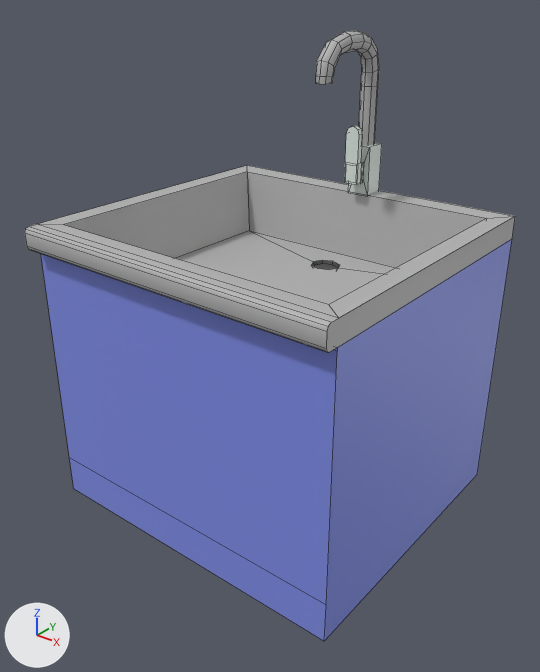
A saved change to the FBX model Assets/Models/TableVariants/Sink.fbx.
The view is the same before and after, from a 50 mm lens placed at (1.37, -1.79, 1.69), pointed at (0.01, -0.08, 0.64). Every picture has the same lights, and +X, +Y and +Z are marked at lower left. Mesh edges are drawn as thin lines.

The older version as bpy lines, for what is in view:
```python
me_cube_005 = bpy.data.meshes.new('Cube.005')
me_cube_005.from_pydata(...)  # 52 vertices, 36 faces; spans x -0.572..0.541, y -0.546..0.5, z 0.0..1.0
# faces by material slot: [20, 7, 9]
me_cube_005.materials.append(mat_sink)  # grey #b4b4b4
me_cube_005.materials.append(mat_tableblue)  # blue #818fe7
me_cube_005.materials.append(mat_stoveblack)  # dark grey #4f4f4f
me_cube_006 = bpy.data.meshes.new('Cube.006')
me_cube_006.from_pydata(...)  # 88 vertices, 80 faces; spans x -0.029..0.031, y 0.17..0.49, z 1.0..1.531
me_cube_006.materials.append(mat_sink)  # grey #b4b4b4
me_cube_007 = bpy.data.meshes.new('Cube.007')
me_cube_007.from_pydata(...)  # 44 vertices, 38 faces; spans x -0.038..0.039, y 0.371..0.499, z 0.995..1.235
# faces by material slot: [4, 34]
me_cube_007.materials.append(mat_sink)  # grey #b4b4b4
me_cube_007.materials.append(mat_tablewhite)  # white #e0ebe4
ob_cube_004 = bpy.data.objects.new('Cube.004', me_cube_005)
ob_cube_004.location = (0.0, 0.0, 0.0)
ob_cube_005 = bpy.data.objects.new('Cube.005', me_cube_006)
ob_cube_005.location = (0.0, 0.0, 0.0)
ob_cube_006 = bpy.data.objects.new('Cube.006', me_cube_007)
ob_cube_006.location = (0.0, 0.0, 0.0)
```
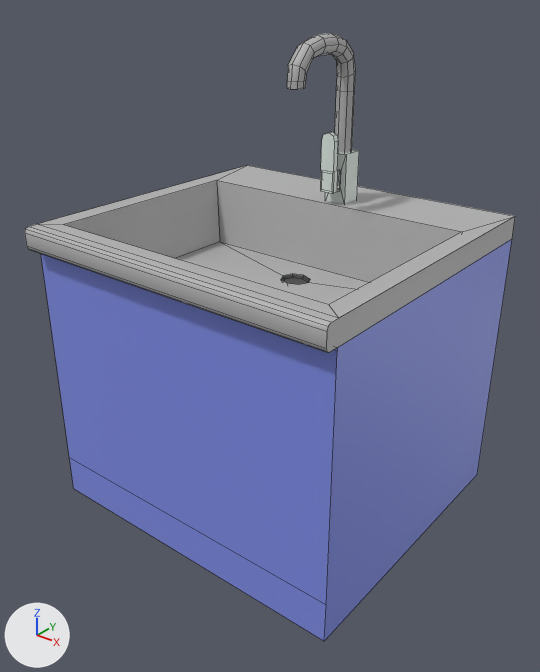
Location of each change, (x1, y1, x2, y2) in pixels of the pictures (540 x 672 px; the box of a moved part takes in the faces that stretch with it):
```json
{"object": "Cube.005", "change": "moved", "before": [316, 30, 379, 146], "after": [287, 33, 356, 153]}
{"object": "Cube.006", "change": "moved", "before": [344, 125, 382, 195], "after": [320, 132, 359, 204]}
{"part": 1, "of": "me_cube_005", "change": "moved or reshaped", "before": [39, 165, 515, 318], "after": [39, 165, 515, 318]}
```

Scene script edits in JSON lines:
```json
{"block": "me_cube_005", "where": "me_cube_005.from_pydata(...)  # 52 vertices, 36 faces; spans x -0.572..0.541, y -0.546..0.5, z 0.0..1.0"}
{"block": "me_cube_005", "where": "# used by ob_cube_004; location = (0.0, 0.0, 0.0)"}
{"block": "me_cube_005", "change": "me_cube_005 part 1: all 20 vertices in x -0.505..0.481, y 0.209..0.419, z 0.766..1.0 are moved by (0.0, -0.174, 0.0)"}
{"op": "set", "path": "ob_cube_006.location", "old": "(0.0, 0.0, 0.0)", "new": "(0.0, -0.143, 0.0)"}
{"op": "set", "path": "ob_cube_005.location", "old": "(0.0, 0.0, 0.0)", "new": "(0.0, -0.143, 0.0)"}
```
